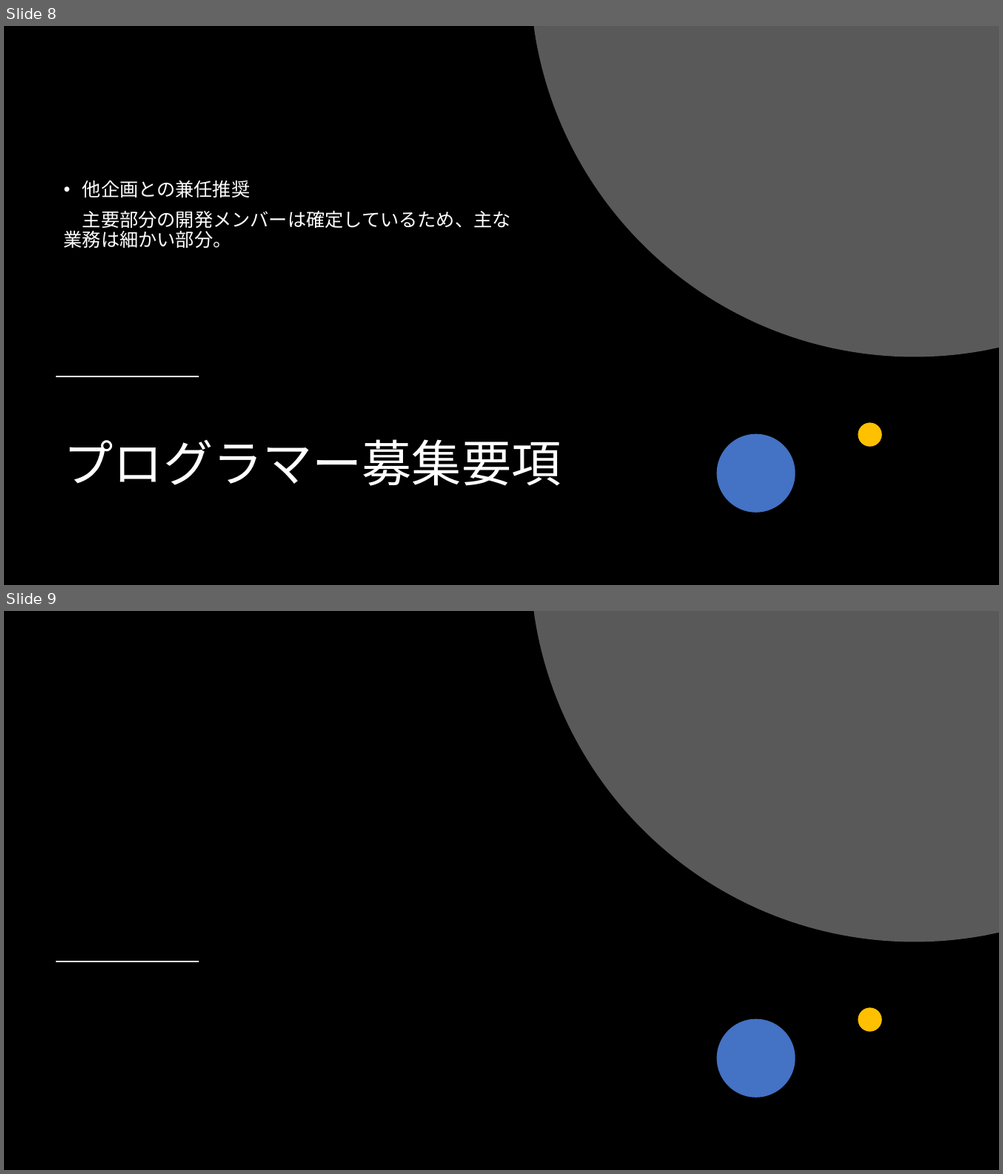
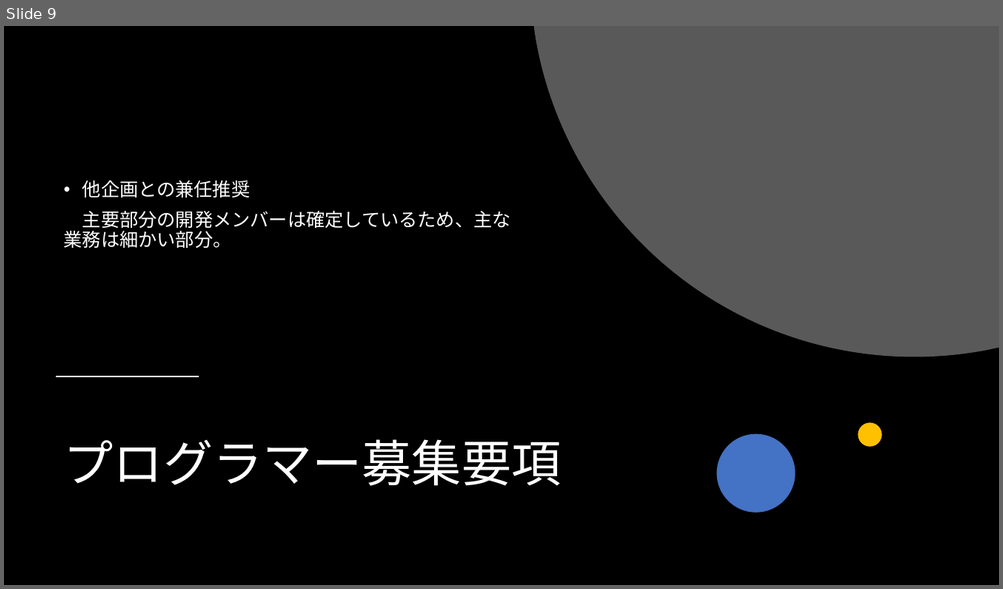
Before and after one commit to takowasaby/SpaceShip, a slide deck: 企画発表会資料.pptx. Shown one above the other, each under a label of ours: slides 8 and 9 before the commit, slide 9 after it. The pictures are 1003x1174 and 1003x589 pixels, drawn with LibreOffice and Linux fonts; fonts in the diff are those of the drawing. Boxes give left, top, right and bottom in pixels: in the first picture for what was removed or moved away, otherwise in the second. Text is boxed around its words. In the diff, an @@ line names an element or a change of style, - is before the commit and + after.

```diff
--- a/企画発表会資料.pptx
+++ b/企画発表会資料.pptx
@@ slide 9 removed at bbox=[4, 611, 999, 1170], background #000000 @@
@@ freeform shape removed at bbox=[534, 611, 999, 943] @@
@@ line removed from (57, 962) to (198, 962) @@
@@ ellipse removed at bbox=[857, 1008, 882, 1032] @@
@@ ellipse removed at bbox=[717, 1019, 795, 1097] @@
@@ what was slide 8 is now slide 9 @@
```
Also in this commit, not shown: 3 slides changed, 5 slides added.
